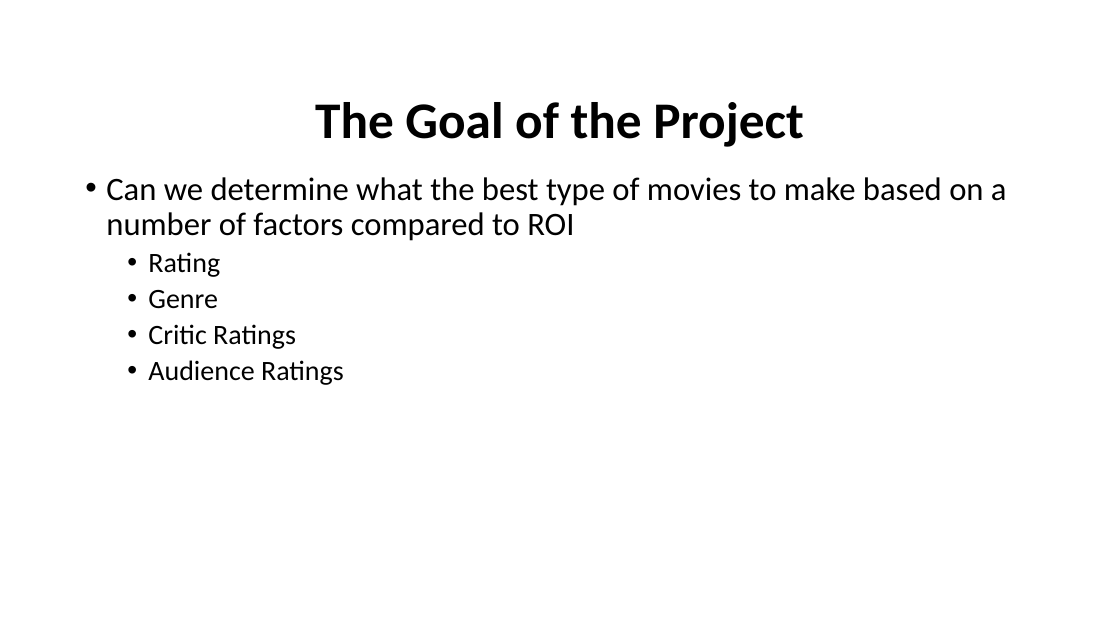
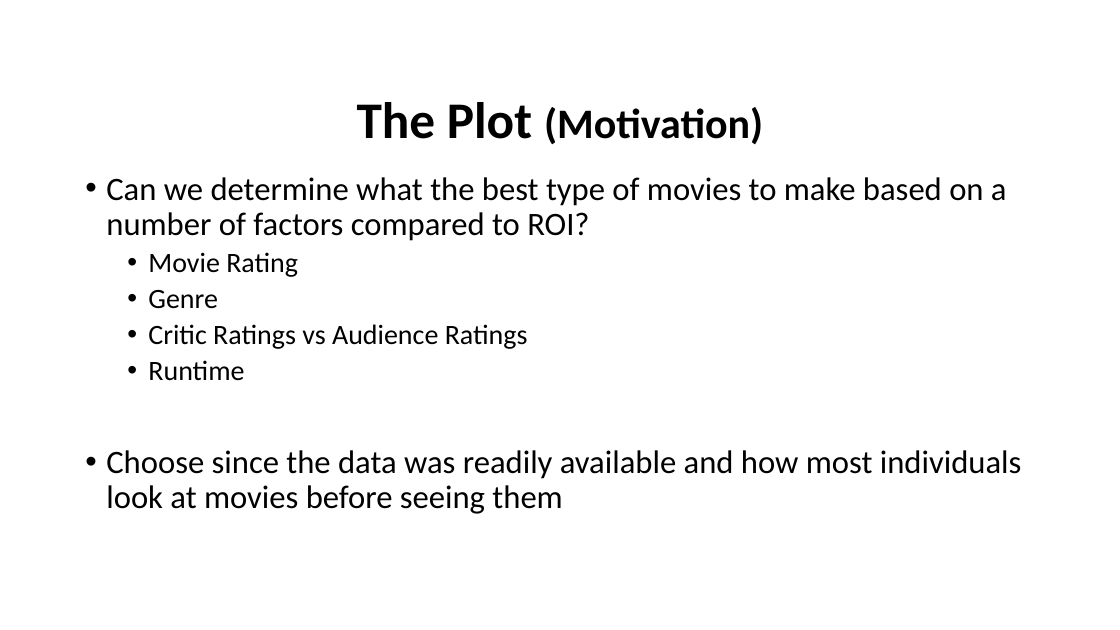
Before and after one commit to abelloma/project1, a slide deck: slide 2 of Project 1 Presentation.pptx. Drawn at 1120x630 pixels with LibreOffice and Linux fonts; fonts in the diff are those of the drawing; background and template pictures are left out. Boxes give left, top, right and bottom in pixels: in the first picture for what was removed or moved away, otherwise in the second. Text is boxed around its words. In the diff, an @@ line names an element or a change of style, - is before the commit and + after.

```diff
--- a/Project 1 Presentation.pptx
+++ b/Project 1 Presentation.pptx
@@ title at (357, 102, 763, 144): text changed; size 44 to 36 pt @@
-The Goal of the Project
+The Plot (Motivation)
@@ text at (106, 177, 1007, 277): text changed @@
-• Can we determine what the best type of movies to make based on a number of factors compared to ROI
-  • Rating
+• Can we determine what the best type of movies to make based on a number of factors compared to ROI?
+  • Movie Rating
@@ text at (106, 324, 1022, 514): text changed; size 24 to 28 pt @@
-  • Critic Ratings
-  • Audience Ratings
+  • Critic Ratings vs Audience Ratings
+  • Runtime
+• Choose since the data was readily available and how most individuals look at movies before seeing them
```
Also in this commit, not shown: 6 other slides changed, 8 slides added, 3 other files.
